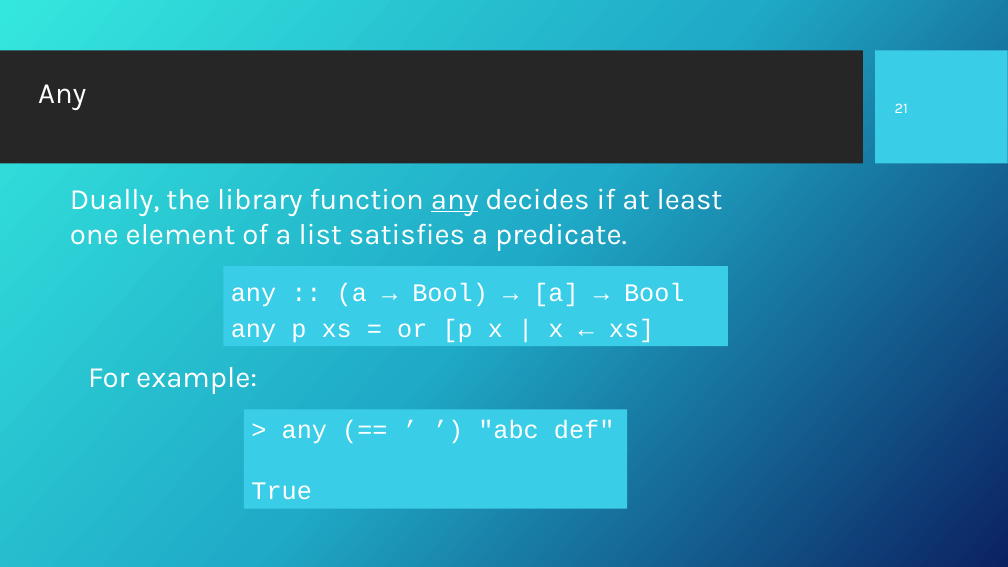
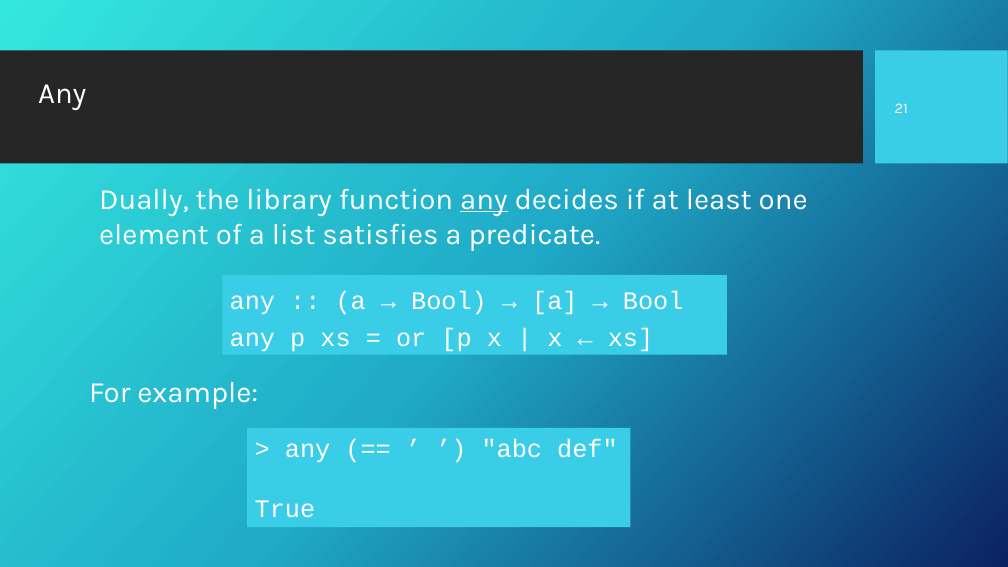
Before and after one commit to Fun-Prog-26/fun-prog-26, a slide deck: slide 22 of topic08-higher-order-functions/unit-08a-lectures/talk-1/a-higher-order-functions.pptx. Drawn at 1008x567 pixels with LibreOffice and Linux fonts; fonts in the diff are those of the drawing; background and template pictures are left out. Boxes give left, top, right and bottom in pixels: in the first picture for what was removed or moved away, otherwise in the second. Text is boxed around its words. In the diff, an @@ line names an element or a change of style, - is before the commit and + after.

```diff
--- a/topic08-higher-order-functions/unit-08a-lectures/talk-1/a-higher-order-functions.pptx
+++ b/topic08-higher-order-functions/unit-08a-lectures/talk-1/a-higher-order-functions.pptx
@@ text at (99,188,808,251): text changed @@
-Dually, the library function any decides if at least
-one element of a list satisfies a predicate.
+Dually, the library function any decides if at least one element of a list satisfies a predicate.
@@ rectangle "any :: (a → Bool) ...": place and size @@
-rectangle "any :: (a → Bool) ..." at (223,266,727,346)
+rectangle "any :: (a → Bool) ..." at (222,275,727,355)
@@ text "For example:": place and size @@
-text "For example:" at (88,367,257,394)
+text "For example:" at (89,382,258,409)
@@ rectangle "> any (== ’ ’) ...": place and size @@
-rectangle "> any (== ’ ’) ..." at (244,409,628,508)
+rectangle "> any (== ’ ’) ..." at (247,428,631,527)
```
Also in this commit, not shown: 5 other slides changed, 38 other files.
